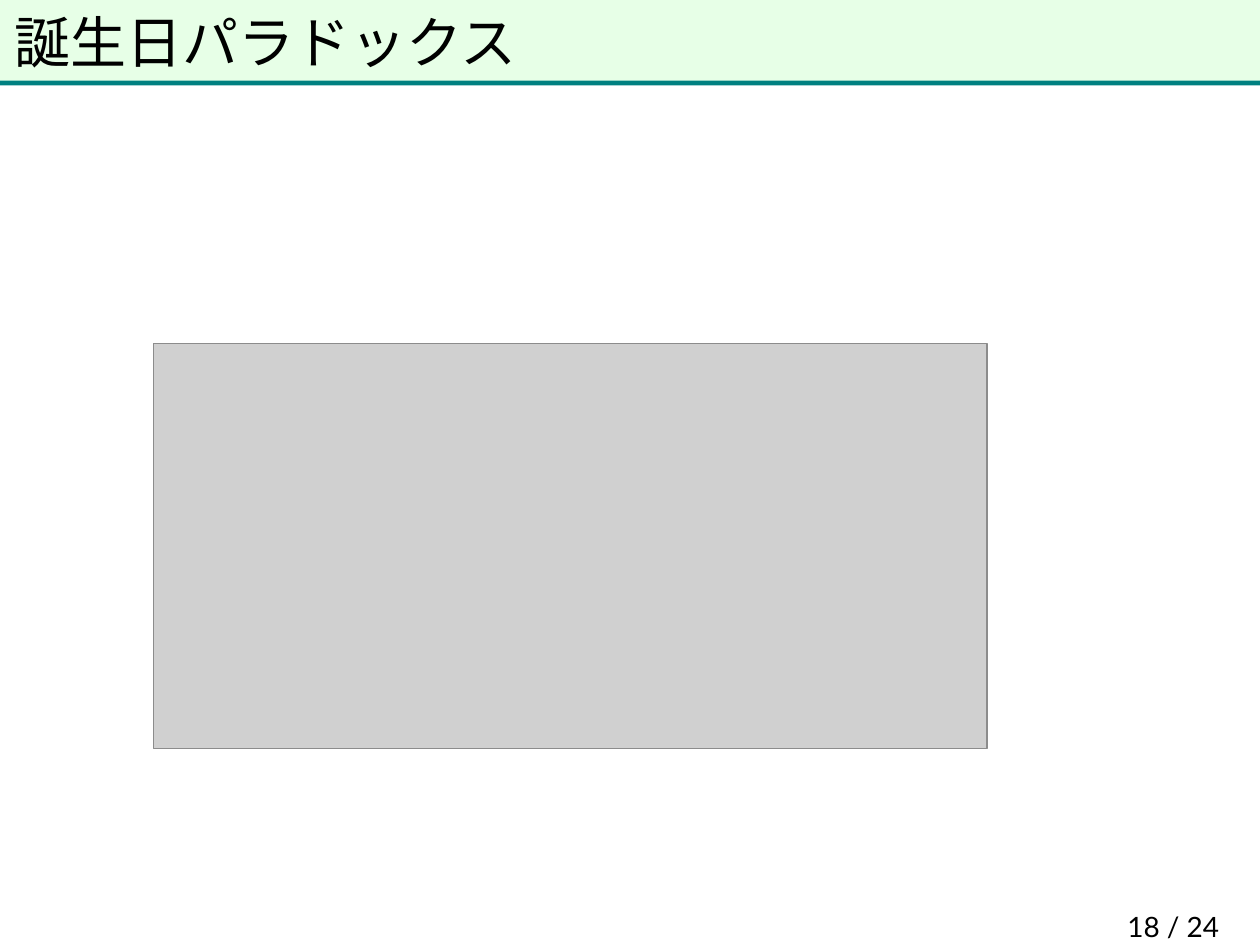
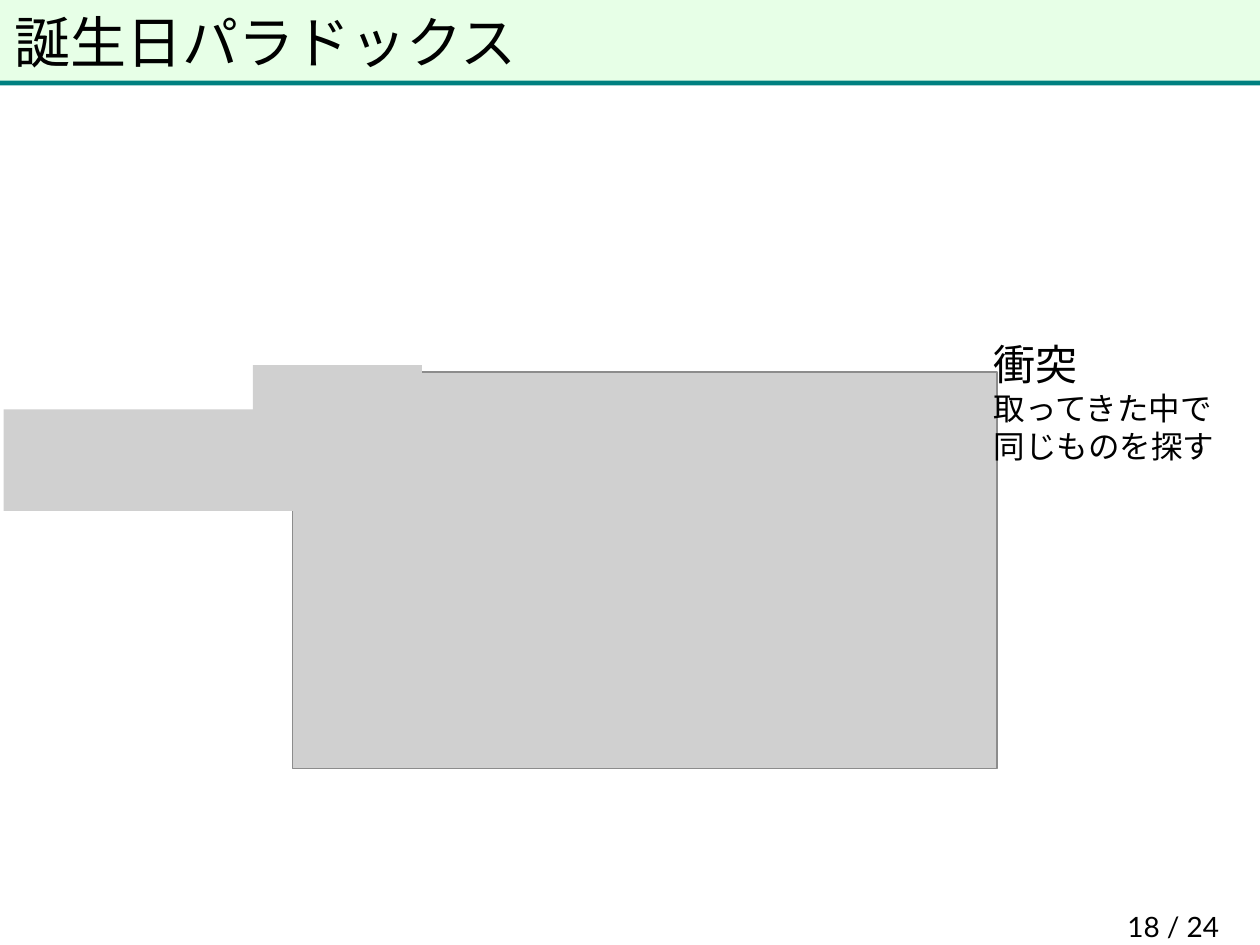
Before and after one commit to herumi/anninbon, a slide deck: slide 18 of lec/anninbon6.pptx. Drawn at 1260x945 pixels with LibreOffice and Linux fonts; fonts in the diff are those of the drawing; grey boxes stand for pictures; background and template pictures are left out. Boxes give left, top, right and bottom in pixels: in the first picture for what was removed or moved away, otherwise in the second. Text is boxed around its words. In the diff, an @@ line names an element or a change of style, - is before the commit and + after.

Commit message:
update pdf

```diff
--- a/lec/anninbon6.pptx
+++ b/lec/anninbon6.pptx
@@ text added at (994,344,1214,467), 18 pt, text #000000 @@
+衝突
+取ってきた中で
+同じものを探す
@@ picture added at (253,365,422,428) @@
@@ picture: place and size @@
-picture at (154,344,987,750)
+picture at (292,372,997,769)
@@ picture added at (4,410,350,512) @@
```
Also in this commit, not shown: 11 slides added.
